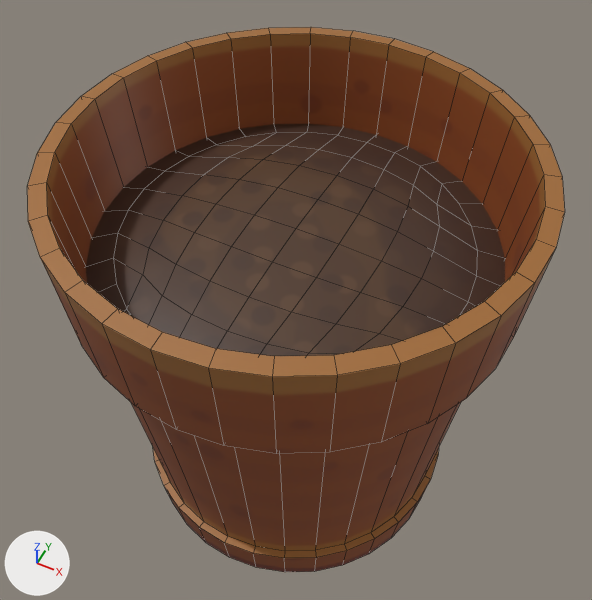
One commit to the FBX model Assets/Meshes/Plants/PlantPot01.fbx: the scene before it, then after it.
Rendered twice from a 50 mm lens placed at (0.578, -1.156, 2.075), pointed at (-0.024, 0.05, 0.569). Arrows for +X, +Y and +Z are at lower left; the lights stay in place. Mesh edges are drawn as thin lines. Where no turn or scale is listed for an object, it has been applied to the vertices.
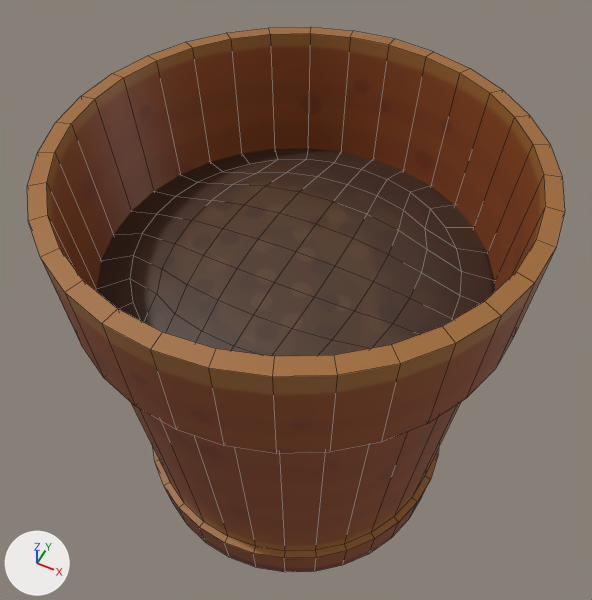
Where the change shows, as pixel boxes (x1, y1, x2, y2) in the pictures (592 x 600 px; the box of a moved part takes in the faces that stretch with it):
part 1 of me_cylinder_004, moved or reshaped
    before: (86, 124, 505, 356)
    after: (96, 148, 495, 356)

What the commit changed:
me_cylinder_004 has 369 vertices, 322 faces and spans x -0.524..0.524, y -0.524..0.524, z -0.001..1.039.
me_cylinder_004 is used by ob_cylinder; location (0.0, 0.0, 0.0).
me_cylinder_004 part 1: the loose piece of 113 vertices spanning x -0.486..0.486, y -0.486..0.486, z 0.793..0.86 is scaled about its middle by 0.938, then moved by (0.0, 0.0, -0.067).
